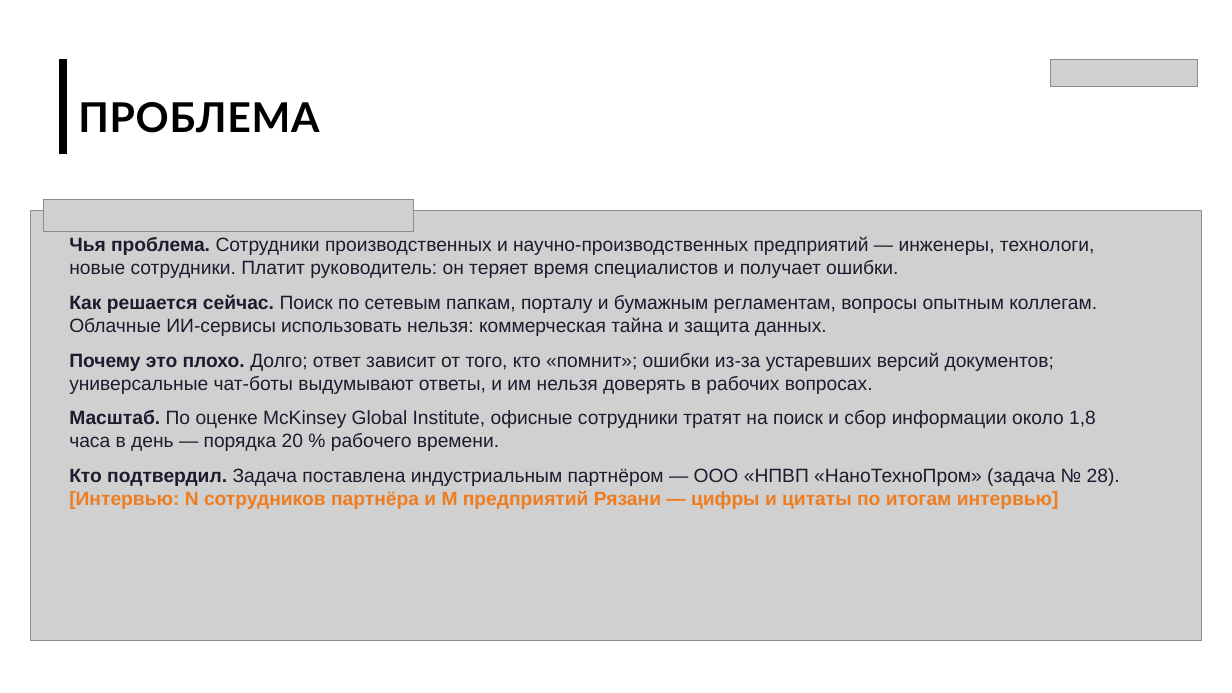
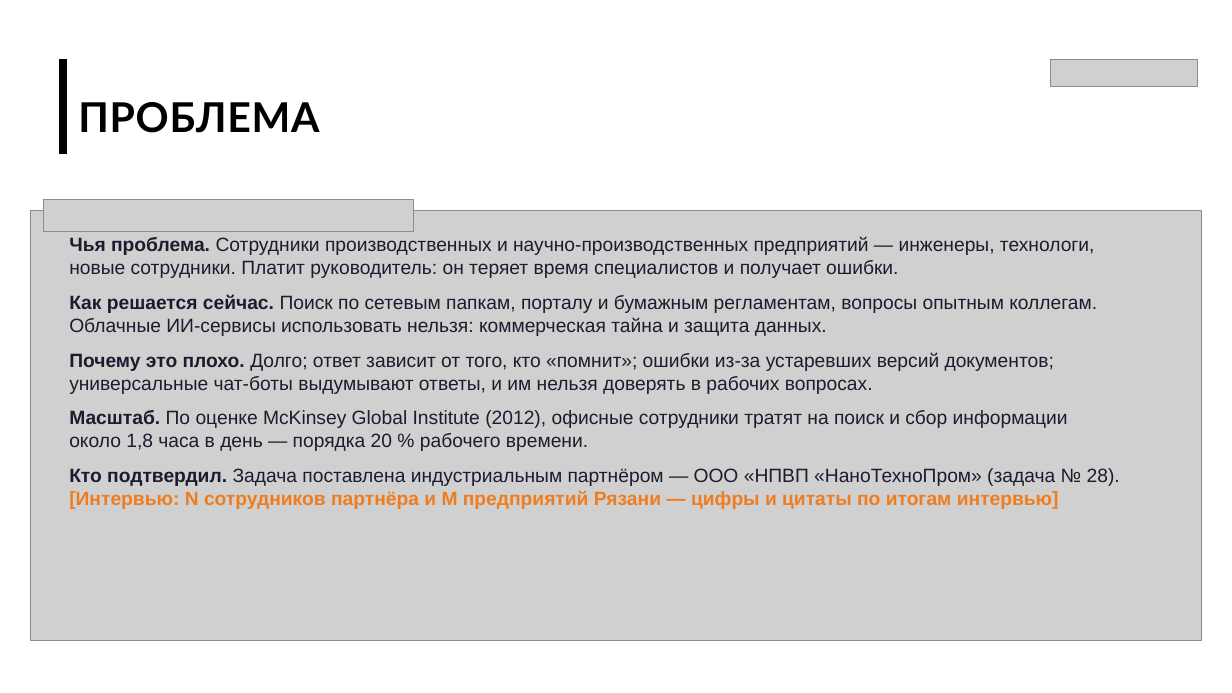
Before and after one commit to imaO0O/acselerator, a slide deck: slide 2 of docs/slides/prezentatsiya_chernovik.pptx. Drawn at 1232x693 pixels with LibreOffice and Linux fonts; fonts in the diff are those of the drawing; grey boxes stand for pictures; background and template pictures are left out. Boxes give left, top, right and bottom in pixels: in the first picture for what was removed or moved away, otherwise in the second. Text is boxed around its words. In the diff, an @@ line names an element or a change of style, - is before the commit and + after.

```diff
--- a/docs/slides/prezentatsiya_chernovik.pptx
+++ b/docs/slides/prezentatsiya_chernovik.pptx
@@ text at [69, 410, 1068, 451]: text changed @@
-Масштаб. По оценке McKinsey Global Institute, офисные сотрудники тратят на поиск и сбор информации около 1,8 часа в день — порядка 20 % рабочего времени.
+Масштаб. По оценке McKinsey Global Institute (2012), офисные сотрудники тратят на поиск и сбор информации около 1,8 часа в день — порядка 20 % рабочего времени.
```
Also in this commit, not shown: 6 other slides changed, 26 other files.
